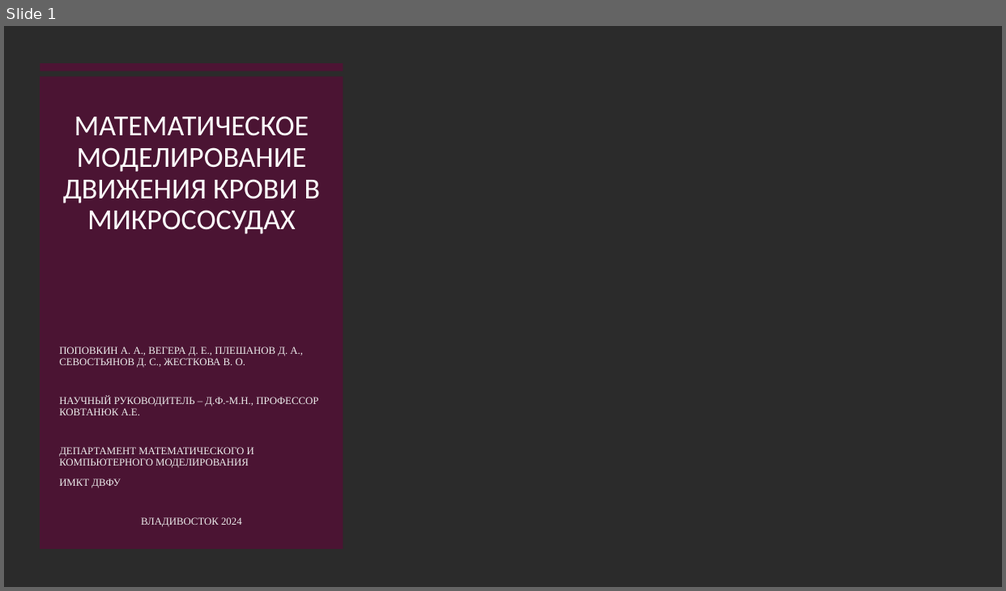
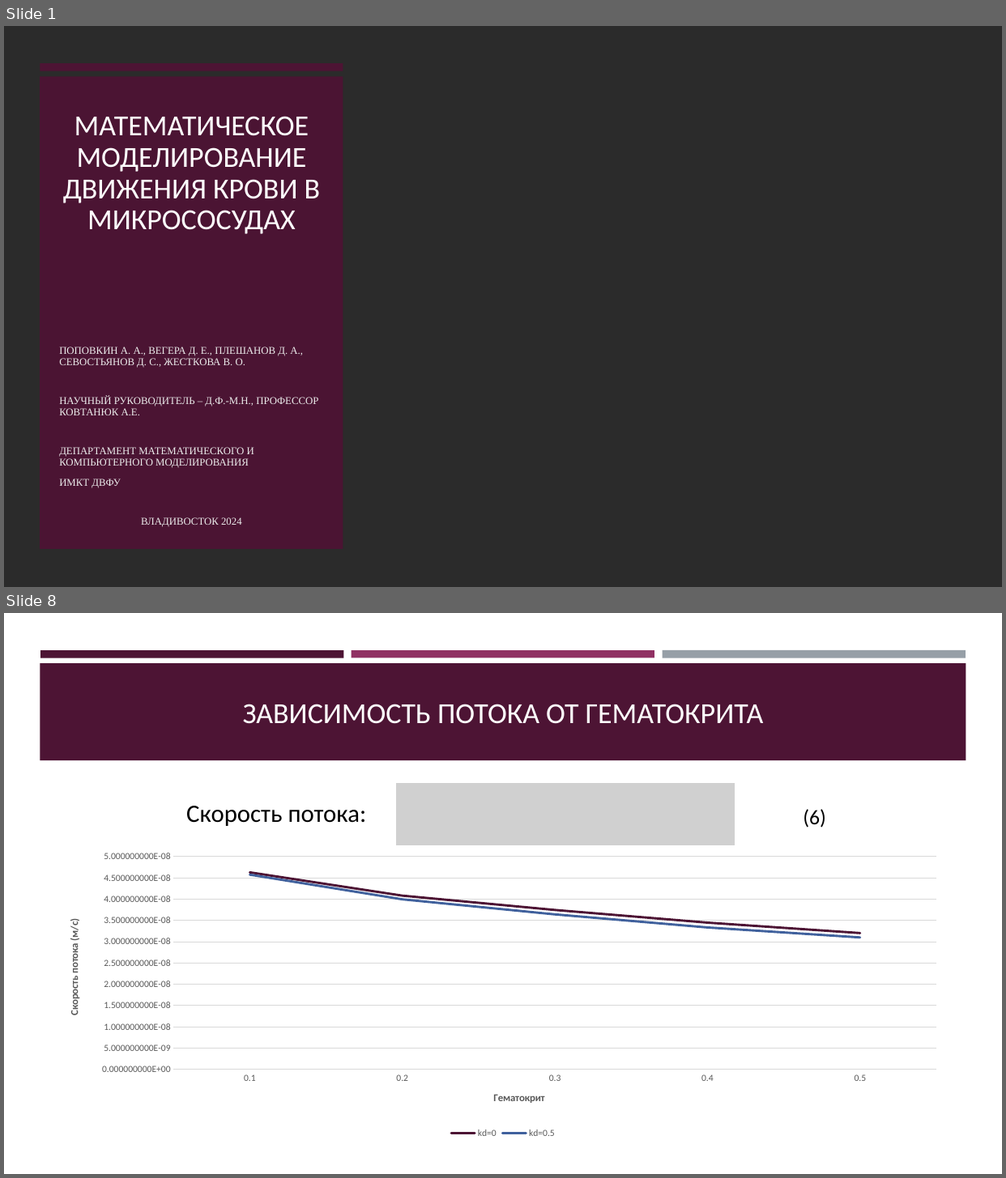
Before and after one commit to Jrol123/Blood_Science, a slide deck: f_docs/Презентация.pptx. Shown one above the other, each under a label of ours: slide 1 before the commit, slides 1 and 8 after it; the slides between them are not shown. The pictures are 1006x591 and 1006x1178 pixels, drawn with LibreOffice and Linux fonts; fonts in the diff are those of the drawing; grey boxes stand for pictures; background and template pictures are left out; a plain dark background stands for a picture behind light text. Boxes give left, top, right and bottom in pixels: in the first picture for what was removed or moved away, otherwise in the second. Text is boxed around its words. In the diff, an @@ line names an element or a change of style, - is before the commit and + after.

```diff
--- a/f_docs/Презентация.pptx
+++ b/f_docs/Презентация.pptx
@@ slide 8 added at (4, 613, 1002, 1174), background #FFFFFF @@
@@ rectangle added at (40, 650, 344, 658), fill #4D1434 @@
@@ rectangle added at (351, 650, 654, 658), fill #903163 @@
@@ rectangle added at (662, 650, 965, 658), fill #969FA7 @@
@@ rectangle added at (40, 663, 966, 760), fill #4D1434 @@
@@ title added at (243, 704, 764, 724), 28 pt, text #FFFFFF @@
+ЗАВИСИМОСТЬ ПОТОКА ОТ ГЕМАТОКРИТА
@@ text added at (186, 806, 367, 826), 24 pt, text #000000 @@
+Скорость потока:
@@ picture added at (396, 783, 735, 845) @@
@@ text added at (803, 809, 826, 828), 20 pt, text #000000 @@
+(6)
@@ line chart added at (52, 845, 955, 1142) @@
+categories: 0.1, 0.2, 0.3, 0.4, 0.5
+kd=0: 4.6e-08, 4.1e-08, 3.7e-08, 3.4e-08, 3.2e-08
+kd=0.5: 4.6e-08, 4e-08, 3.6e-08, 3.3e-08, 3.1e-08
```
Also in this commit, not shown: 1 slide changed, 8 other slides added, 1 slide removed, 2 other files.
